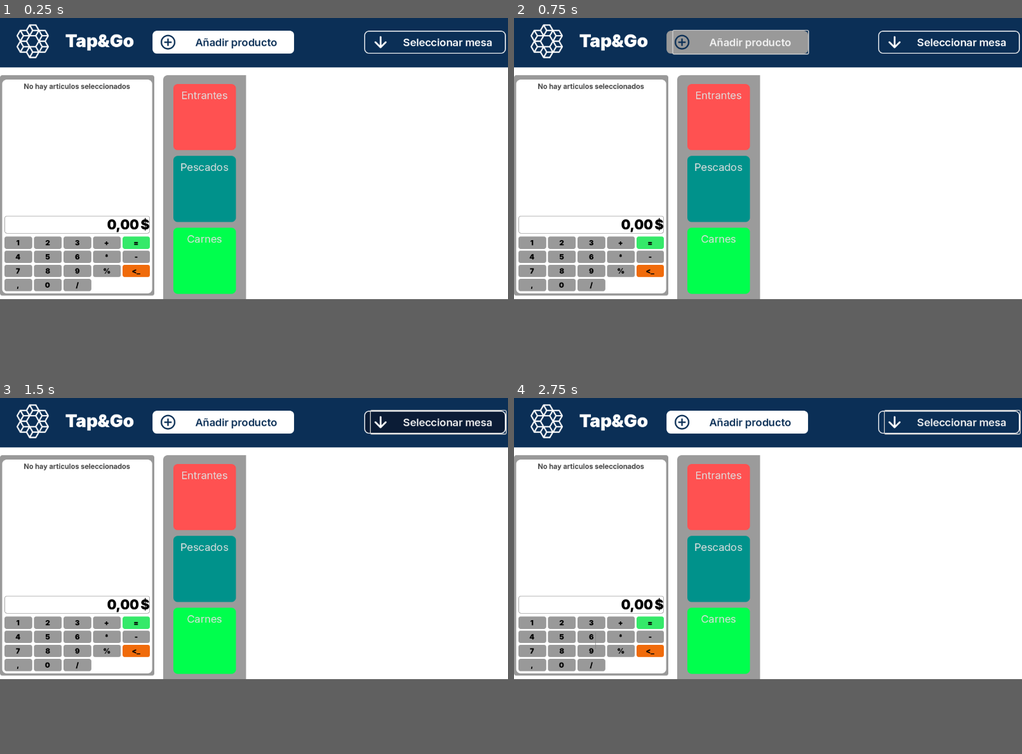
Above: before the commit, frames 1-4 (two rows, left to right).
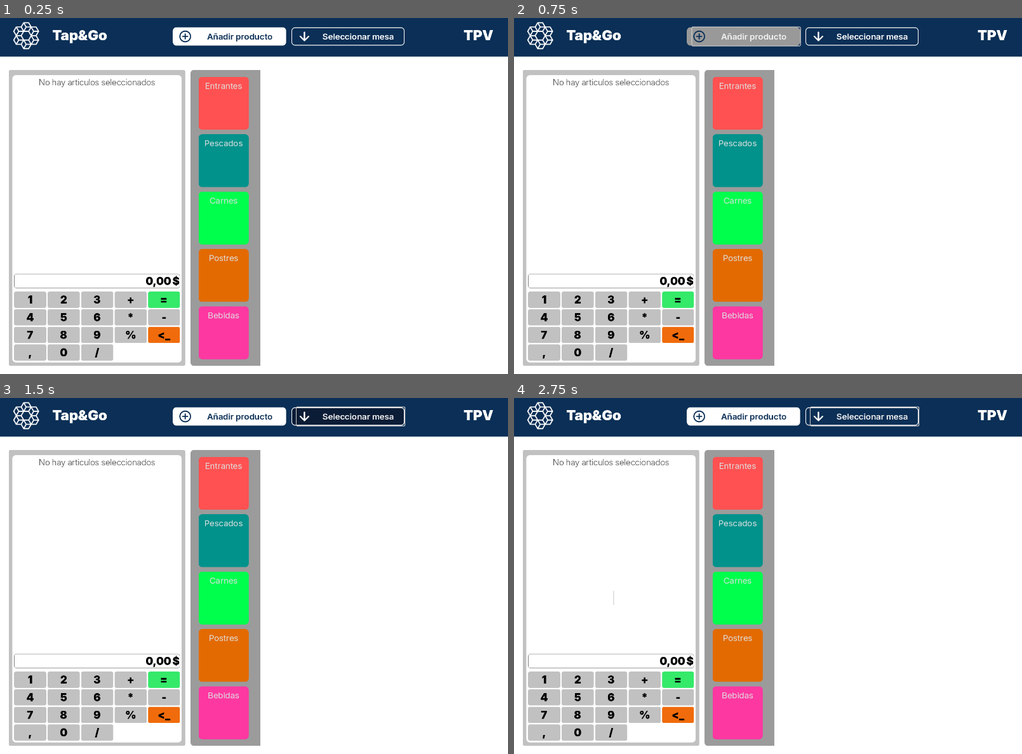
Above: after the commit, the same moments.

Repository: rteijeiro/tpv
Game: Godot game, scene res://scenes/main.tscn
Same seed, same stepped clock (60 frames per second), same inputs: the game is played once before the commit and once after it. Before the commit the project has no main scene; this scene is started directly in both runs.
Inputs:
- Up to frame 1 (0.25 s): no input
- Up to frame 2 (0.75 s): click "Añadir producto" at 0.5 s
- Up to frame 3 (1.5 s): click "Seleccionar mesa" at 1.25 s
- Up to frame 4 (2.75 s): click "1" at 2 s
In our replay, the window is 800x450 before the commit and 800x568 after it. These sizes can differ from the game's own. Grey fills any space a smaller window leaves; there, only what the larger window draws over its background counts as a difference.

The runs differ from the first frame. In frame 1, 31% of the frame differs, in the area x 0-100%, y 1-98%; in frame 2, 31%; in frame 3, 32%; in frame 4, 31%.

Commit message:
Ajustado tamaño del panel de la calculadora

Diff:
--- a/project.godot
+++ b/project.godot
@@ -11,9 +11,12 @@
 [application]
 
 config/name="Tap&Go"
+run/main_scene="res://scenes/main.tscn"
 config/features=PackedStringArray("4.3", "Forward Plus")
 config/icon="res://icon.svg"
 
 [display]
 
+window/size/viewport_width=1440
+window/size/viewport_height=1024
 window/stretch/mode="viewport"
--- a/resources/labelBlack.tres
+++ /dev/null
@@ -1,10 +0,0 @@
-[gd_resource type="Theme" load_steps=2 format=3 uid="uid://r6wp7kvp0mwx"]
-
-[ext_resource type="FontFile" uid="uid://dal6uxhenekc3" path="res://resources/fonts/Inter/static/Inter_18pt-Black.ttf" id="1_gik2c"]
-
-[resource]
-Button/colors/font_color = Color(0, 0, 0, 1)
-Button/fonts/font = ExtResource("1_gik2c")
-Label/colors/font_color = Color(0, 0, 0, 1)
-Label/font_sizes/font_size = 30
-Label/fonts/font = ExtResource("1_gik2c")
--- a/resources/labelGrey.tres
+++ /dev/null
@@ -1,7 +0,0 @@
-[gd_resource type="Theme" load_steps=2 format=3 uid="uid://cfua7b52vmq81"]
-
-[ext_resource type="FontFile" uid="uid://4jdr3vvkxcbp" path="res://resources/fonts/Inter/static/Inter_18pt-Bold.ttf" id="1_5q7oy"]
-
-[resource]
-Label/colors/font_color = Color(0.28485, 0.28485, 0.28485, 1)
-Label/fonts/font = ExtResource("1_5q7oy")
--- a/resources/Panel1.tres
+++ b/resources/themes/Panel1.tres
@@ -1,6 +1,7 @@
 [gd_resource type="Theme" load_steps=2 format=3 uid="uid://dxg4j6hfoj3dt"]
 
 [sub_resource type="StyleBoxFlat" id="StyleBoxFlat_y7nuc"]
+bg_color = Color(0.758192, 0.758192, 0.758192, 1)
 corner_radius_top_left = 5
 corner_radius_top_right = 5
 corner_radius_bottom_right = 5
--- /dev/null
+++ b/resources/themes/labelBlack.tres
@@ -0,0 +1,11 @@
+[gd_resource type="Theme" load_steps=2 format=3 uid="uid://r6wp7kvp0mwx"]
+
+[ext_resource type="FontFile" uid="uid://dal6uxhenekc3" path="res://resources/fonts/Inter/static/Inter_18pt-Black.ttf" id="1_n2rrt"]
+
+[resource]
+Button/colors/font_color = Color(0, 0, 0, 1)
+Button/font_sizes/font_size = 30
+Button/fonts/font = ExtResource("1_n2rrt")
+Label/colors/font_color = Color(0, 0, 0, 1)
+Label/font_sizes/font_size = 30
+Label/fonts/font = ExtResource("1_n2rrt")
--- /dev/null
+++ b/resources/themes/labelGrey.tres
@@ -0,0 +1,8 @@
+[gd_resource type="Theme" load_steps=2 format=3 uid="uid://cfua7b52vmq81"]
+
+[ext_resource type="FontFile" uid="uid://dtcswrmhmtn1g" path="res://resources/fonts/Inter/static/Inter_24pt-Light.ttf" id="1_7r62v"]
+
+[resource]
+Label/colors/font_color = Color(0.28485, 0.28485, 0.28485, 1)
+Label/font_sizes/font_size = 24
+Label/fonts/font = ExtResource("1_7r62v")
--- a/scenes/calculator.tscn
+++ b/scenes/calculator.tscn
@@ -1,12 +1,12 @@
 [gd_scene load_steps=10 format=3 uid="uid://qd5tpgl2irrl"]
 
-[ext_resource type="Theme" uid="uid://dxg4j6hfoj3dt" path="res://resources/Panel1.tres" id="1_31te4"]
+[ext_resource type="Theme" uid="uid://dxg4j6hfoj3dt" path="res://resources/themes/Panel1.tres" id="1_31te4"]
 [ext_resource type="Script" path="res://Scripts/calculator.gd" id="1_ro82a"]
-[ext_resource type="Theme" uid="uid://fw24islvifh8" path="res://resources/Panel2.tres" id="2_wwhxw"]
-[ext_resource type="Theme" uid="uid://cfua7b52vmq81" path="res://resources/labelGrey.tres" id="3_v6kyr"]
-[ext_resource type="Theme" uid="uid://r6wp7kvp0mwx" path="res://resources/labelBlack.tres" id="4_n0t3b"]
-[ext_resource type="Theme" uid="uid://cps3nhy3hktjg" path="res://resources/panelGreen.tres" id="5_oqaqp"]
-[ext_resource type="Theme" uid="uid://dt5i4g751q0rg" path="res://resources/panelOrange.tres" id="6_jcd2c"]
+[ext_resource type="Theme" uid="uid://fw24islvifh8" path="res://resources/themes/Panel2.tres" id="2_wwhxw"]
+[ext_resource type="Theme" uid="uid://cfua7b52vmq81" path="res://resources/themes/labelGrey.tres" id="3_v6kyr"]
+[ext_resource type="Theme" uid="uid://r6wp7kvp0mwx" path="res://resources/themes/labelBlack.tres" id="4_n0t3b"]
+[ext_resource type="Theme" uid="uid://cps3nhy3hktjg" path="res://resources/themes/panelGreen.tres" id="5_oqaqp"]
+[ext_resource type="Theme" uid="uid://dt5i4g751q0rg" path="res://resources/themes/panelOrange.tres" id="6_jcd2c"]
 
 [sub_resource type="StyleBoxFlat" id="StyleBoxFlat_hbh88"]
 bg_color = Color(1, 1, 1, 1)
@@ -34,16 +34,16 @@
 
 [node name="PanelContainer" type="PanelContainer" parent="."]
 layout_mode = 0
-offset_right = 350.0
-offset_bottom = 500.0
+offset_right = 500.0
+offset_bottom = 841.0
 theme = ExtResource("1_31te4")
 
 [node name="MarginContainer" type="MarginContainer" parent="PanelContainer"]
 layout_mode = 2
-theme_override_constants/margin_left = 5
-theme_override_constants/margin_top = 10
-theme_override_constants/margin_right = 5
-theme_override_constants/margin_bottom = 5
+theme_override_constants/margin_left = 10
+theme_override_constants/margin_top = 15
+theme_override_constants/margin_right = 10
+theme_override_constants/margin_bottom = 10
 
 [node name="PanelContainer" type="PanelContainer" parent="PanelContainer/MarginContainer"]
 layout_mode = 2
@@ -66,10 +66,11 @@
 [node name="VBoxContainer" type="VBoxContainer" parent="PanelContainer/MarginContainer/PanelContainer/MarginContainer"]
 layout_mode = 2
 size_flags_vertical = 8
-theme_override_constants/separation = 7
+theme_override_constants/separation = 10
 
 [node name="PanelContainer" type="PanelContainer" parent="PanelContainer/MarginContainer/PanelContainer/MarginContainer/VBoxContainer"]
 layout_mode = 2
+size_flags_vertical = 3
 theme = SubResource("Theme_2rnip")
 
 [node name="HBoxContainer" type="HBoxContainer" parent="PanelContainer/MarginContainer/PanelContainer/MarginContainer/VBoxContainer/PanelContainer"]
--- a/scenes/main.tscn
+++ b/scenes/main.tscn
@@ -1,11 +1,11 @@
 [gd_scene load_steps=30 format=3 uid="uid://uhirk4j0bkkb"]
 
-[ext_resource type="Texture2D" uid="uid://g2kwa7mhnktq" path="res://resources/logo_white.png" id="1_07ek5"]
+[ext_resource type="Texture2D" uid="uid://g2kwa7mhnktq" path="res://resources/images/logo_white.png" id="1_07ek5"]
 [ext_resource type="FontFile" uid="uid://iund57xk6mri" path="res://resources/fonts/Inter/static/Inter_18pt-Regular.ttf" id="1_c8co6"]
 [ext_resource type="FontFile" uid="uid://dal6uxhenekc3" path="res://resources/fonts/Inter/static/Inter_18pt-Black.ttf" id="2_gohky"]
 [ext_resource type="FontFile" uid="uid://dhnotjof8qyi" path="res://resources/fonts/Inter/static/Inter_18pt-SemiBold.ttf" id="3_vvqq3"]
-[ext_resource type="Texture2D" uid="uid://b2n5p5ufxtk7g" path="res://resources/add_circle_2.png" id="4_eu6tk"]
-[ext_resource type="Texture2D" uid="uid://dt31c48jxd7ft" path="res://resources/Arrow_down_2.png" id="5_21em6"]
+[ext_resource type="Texture2D" uid="uid://b2n5p5ufxtk7g" path="res://resources/images/add_circle_2.png" id="4_eu6tk"]
+[ext_resource type="Texture2D" uid="uid://dt31c48jxd7ft" path="res://resources/images/Arrow_down_2.png" id="5_21em6"]
 [ext_resource type="PackedScene" uid="uid://qd5tpgl2irrl" path="res://scenes/calculator.tscn" id="6_t16vj"]
 
 [sub_resource type="StyleBoxFlat" id="StyleBoxFlat_w5x5b"]
@@ -243,11 +243,12 @@
 
 [node name="HSplitContainer" type="HSplitContainer" parent="."]
 layout_mode = 0
-offset_top = 140.0
-offset_right = 200.0
-offset_bottom = 981.0
+offset_left = 25.0
+offset_top = 160.0
+offset_right = 738.0
+offset_bottom = 1001.0
 theme = SubResource("Theme_u0dgb")
-theme_override_constants/separation = 370
+theme_override_constants/separation = 515
 
 [node name="Calculator" parent="HSplitContainer" instance=ExtResource("6_t16vj")]
 layout_mode = 2
Renamed: resources/Arrow down.png -> resources/images/Arrow down.png
Not shown, changed: resources/images/Arrow down.png.import
Renamed: resources/Arrow_down_2.png -> resources/images/Arrow_down_2.png
Not shown, changed: resources/images/Arrow_down_2.png.import
Renamed: resources/add_circle.png -> resources/images/add_circle.png
Not shown, changed: resources/images/add_circle.png.import
Renamed: resources/add_circle_2.png -> resources/images/add_circle_2.png
Not shown, changed: resources/images/add_circle_2.png.import
Not shown, changed: resources/images/logo.png.import
Renamed: resources/logo_white.png -> resources/images/logo_white.png
Not shown, changed: resources/images/logo_white.png.import
Binary file removed: resources/logo.png
(and 4 more such lines)
